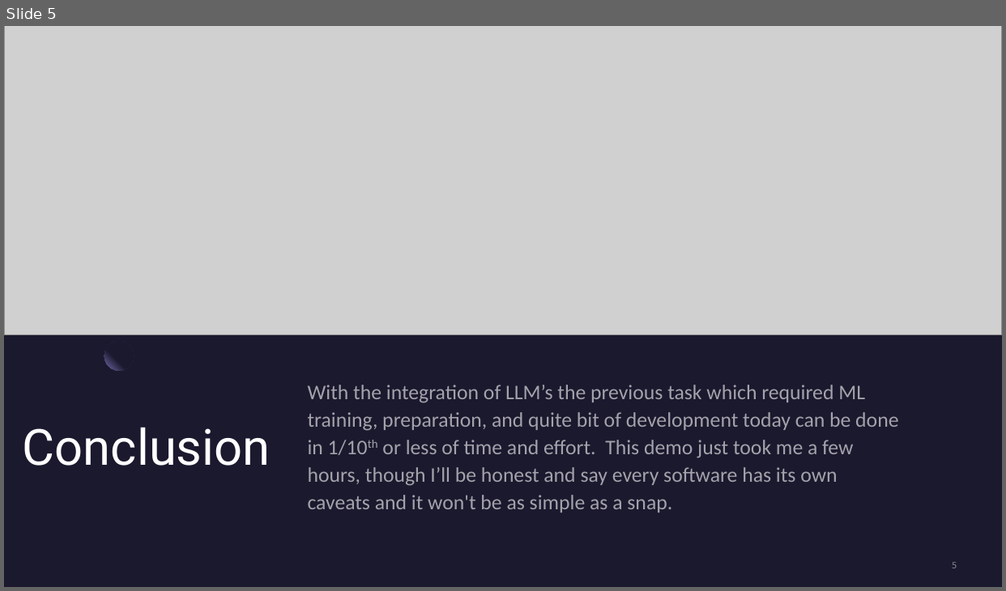
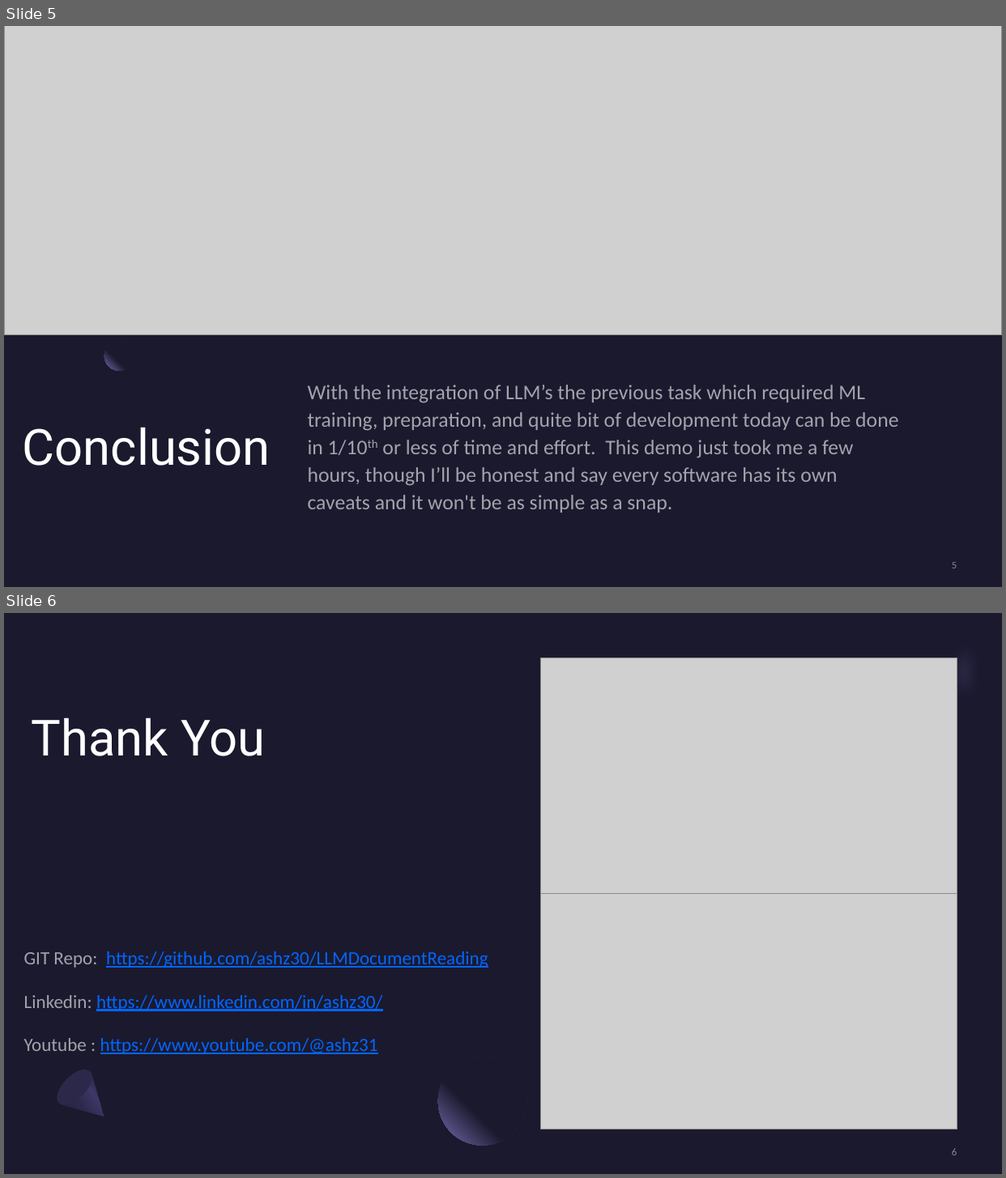
Before and after one commit to ashz30/LLMDocumentReading, a slide deck: Presentation/LLM based Document Information Extraction.pptx. Shown one above the other, each under a label of ours: slide 5 before the commit, slides 5 and 6 after it. The pictures are 1006x591 and 1006x1178 pixels, drawn with LibreOffice and Linux fonts; fonts in the diff are those of the drawing; grey boxes stand for pictures. Boxes give left, top, right and bottom in pixels: in the first picture for what was removed or moved away, otherwise in the second. Text is boxed around its words. In the diff, an @@ line names an element or a change of style, - is before the commit and + after.

```diff
--- a/Presentation/LLM based Document Information Extraction.pptx
+++ b/Presentation/LLM based Document Information Extraction.pptx
@@ slide 6 added at (x1=4, y1=613, x2=1002, y2=1174), background #1B192E @@
@@ freeform shape added at (x1=909, y1=613, x2=1002, y2=735), fill #7771B2 at 40% opacity @@
@@ picture added at (x1=541, y1=658, x2=957, y2=894) @@
@@ ellipse added at (x1=957, y1=697, x2=991, y2=730), fill #1B192E @@
@@ title added at (x1=32, y1=717, x2=265, y2=756), 48 pt, text #FFFFFF @@
+Thank You
@@ picture added at (x1=541, y1=894, x2=957, y2=1130) @@
@@ subtitle added at (x1=24, y1=952, x2=488, y2=1054), 18 pt, text #0066FF, underline @@
+GIT Repo: https://github.com/ashz30/LLMDocumentReading
+Linkedin: https://www.linkedin.com/in/ashz30/
+Youtube : https://www.youtube.com/@ashz31
@@ freeform shape added at (x1=51, y1=1065, x2=119, y2=1132), fill gradient #2C284A to #3C3867 to #1B192E @@
@@ ellipse added at (x1=52, y1=1064, x2=99, y2=1112), fill #2C284A @@
@@ ellipse added at (x1=438, y1=1058, x2=526, y2=1146), fill gradient #1B192E to #7771B2 @@
@@ page number added at (x1=952, y1=1148, x2=957, y2=1156), 10 pt, text #A6A6A6 at 80% opacity @@
+6
```
Also in this commit, not shown: 1 slide changed.
